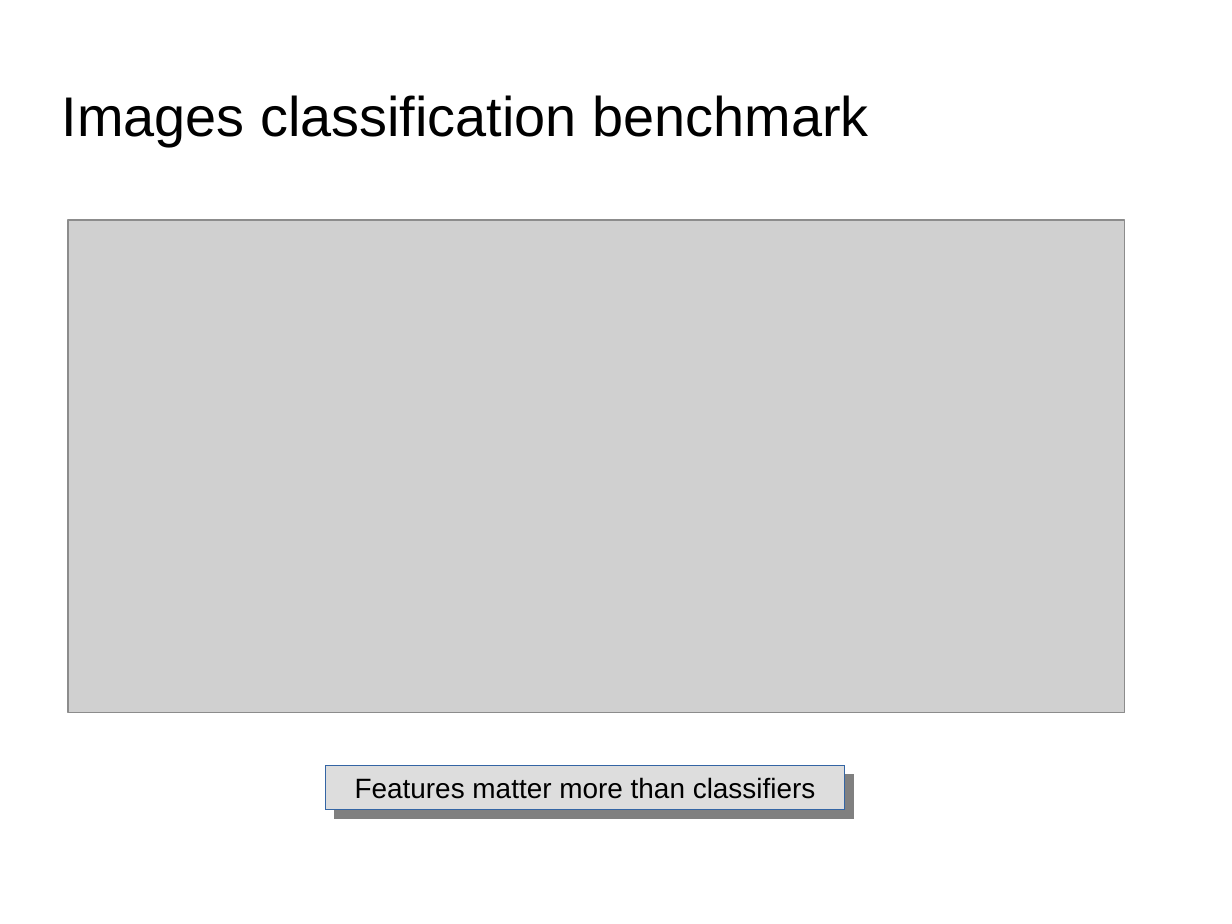
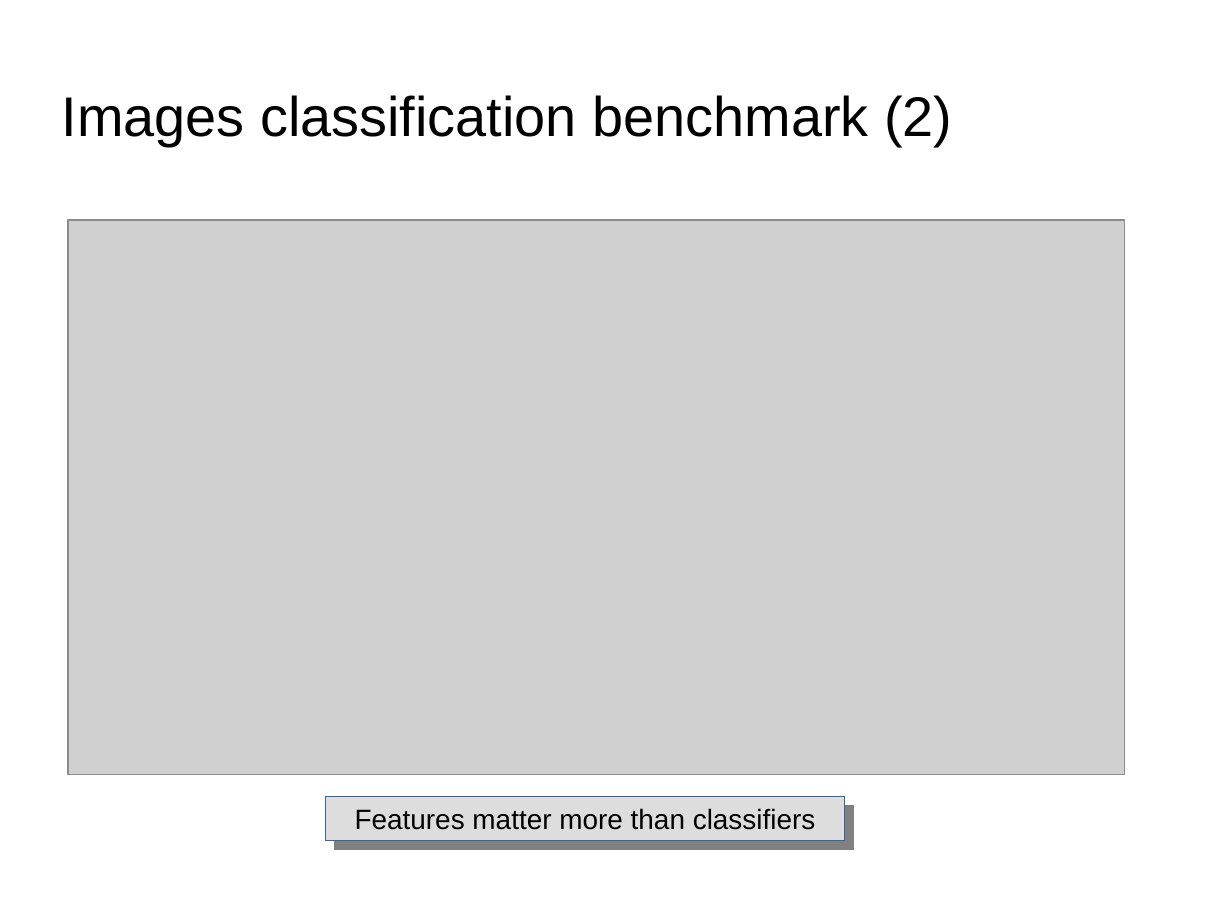
Before and after one commit to dataforcast/OC_Datascientist, a slide deck: slide 14 of P7/report/Openclassrooms_ParcoursDatascientist_P7-V1.odp (slide 11 before the commit). Drawn at 1232x924 pixels with LibreOffice and Linux fonts; fonts in the diff are those of the drawing; grey boxes stand for pictures; background and template pictures are left out. Boxes give left, top, right and bottom in pixels: in the first picture for what was removed or moved away, otherwise in the second. Text is boxed around its words. In the diff, an @@ line names an element or a change of style, - is before the commit and + after.

Commit message:
P7 : update with filter over SIFT descriptors based on descriptors density per splitted image

```diff
--- a/P7/report/Openclassrooms_ParcoursDatascientist_P7-V1.odp
+++ b/P7/report/Openclassrooms_ParcoursDatascientist_P7-V1.odp
@@ title at [62,95,952,146]: text changed @@
-Images classification benchmark
+Images classification benchmark (2)
@@ picture: place and size @@
-picture at [68,220,1126,713]
+picture at [68,220,1126,775]
@@ rectangle "Features matter more than classifiers": place and size @@
-rectangle "Features matter more than classifiers" at [325,766,845,809]
+rectangle "Features matter more than classifiers" at [325,797,845,841]
```
Also in this commit, not shown: 3 other slides changed, 3 slides added, 1 slide removed, 9 other files.
